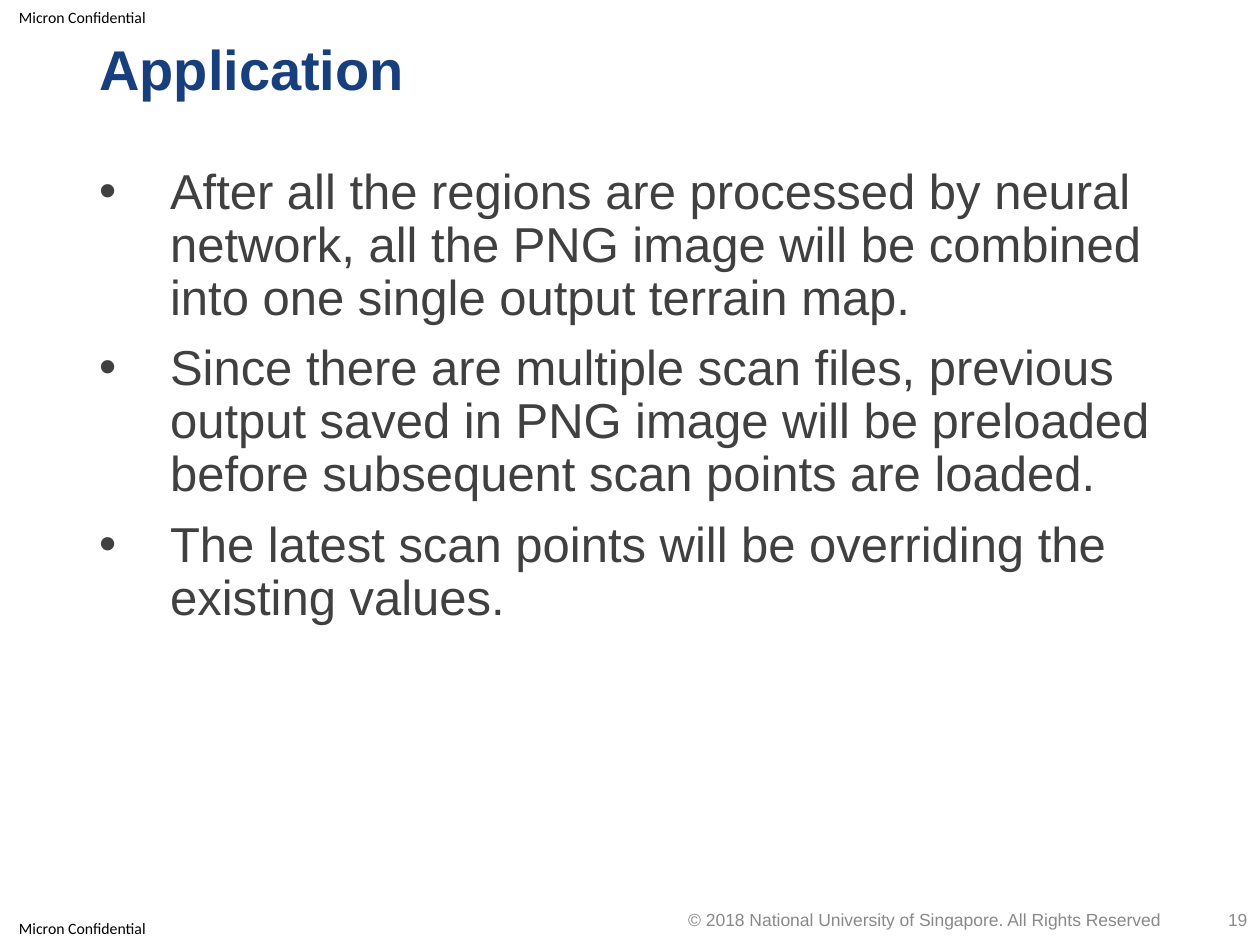
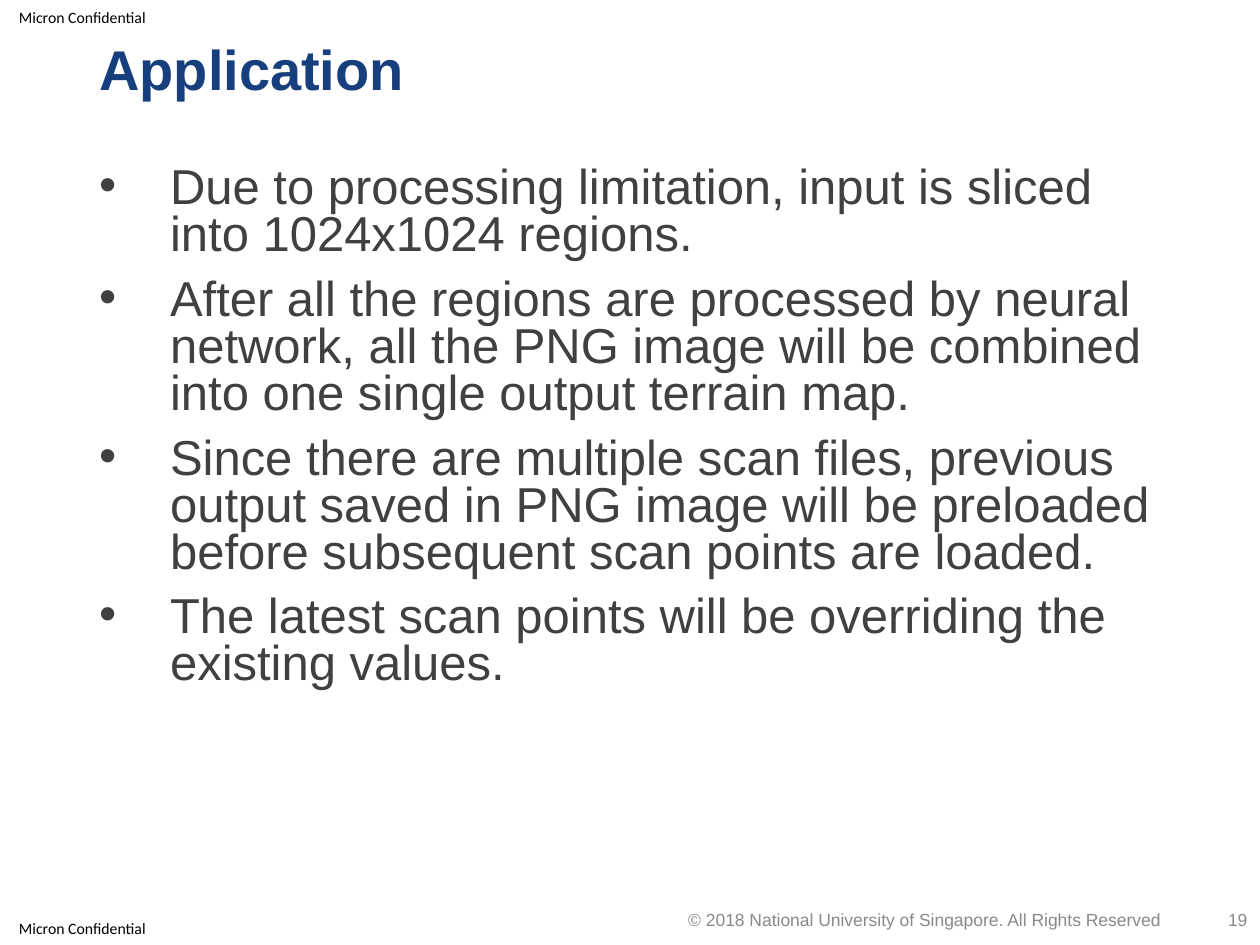
Before and after one commit to optimusium/3dscan, a slide deck: slide 19 of PracticeModule_Presentation.pptx. Drawn at 1260x945 pixels with LibreOffice and Linux fonts; fonts in the diff are those of the drawing; background and template pictures are left out. Boxes give left, top, right and bottom in pixels: in the first picture for what was removed or moved away, otherwise in the second. Text is boxed around its words. In the diff, an @@ line names an element or a change of style, - is before the commit and + after.

```diff
--- a/PracticeModule_Presentation.pptx
+++ b/PracticeModule_Presentation.pptx
@@ text at box(170, 168, 1092, 261): paragraph added @@
+• Due to processing limitation, input is sliced into 1024x1024 regions.
@@ text at box(170, 280, 1150, 690): line spacing 0.9 to 0.8 @@
```
Also in this commit, not shown: 3 other slides changed.
